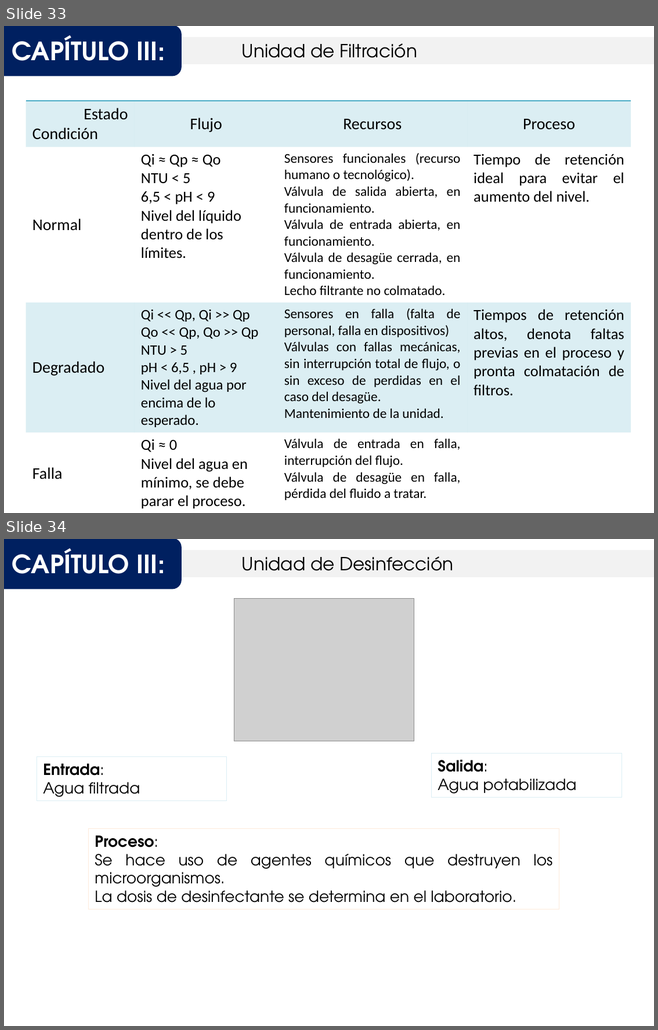
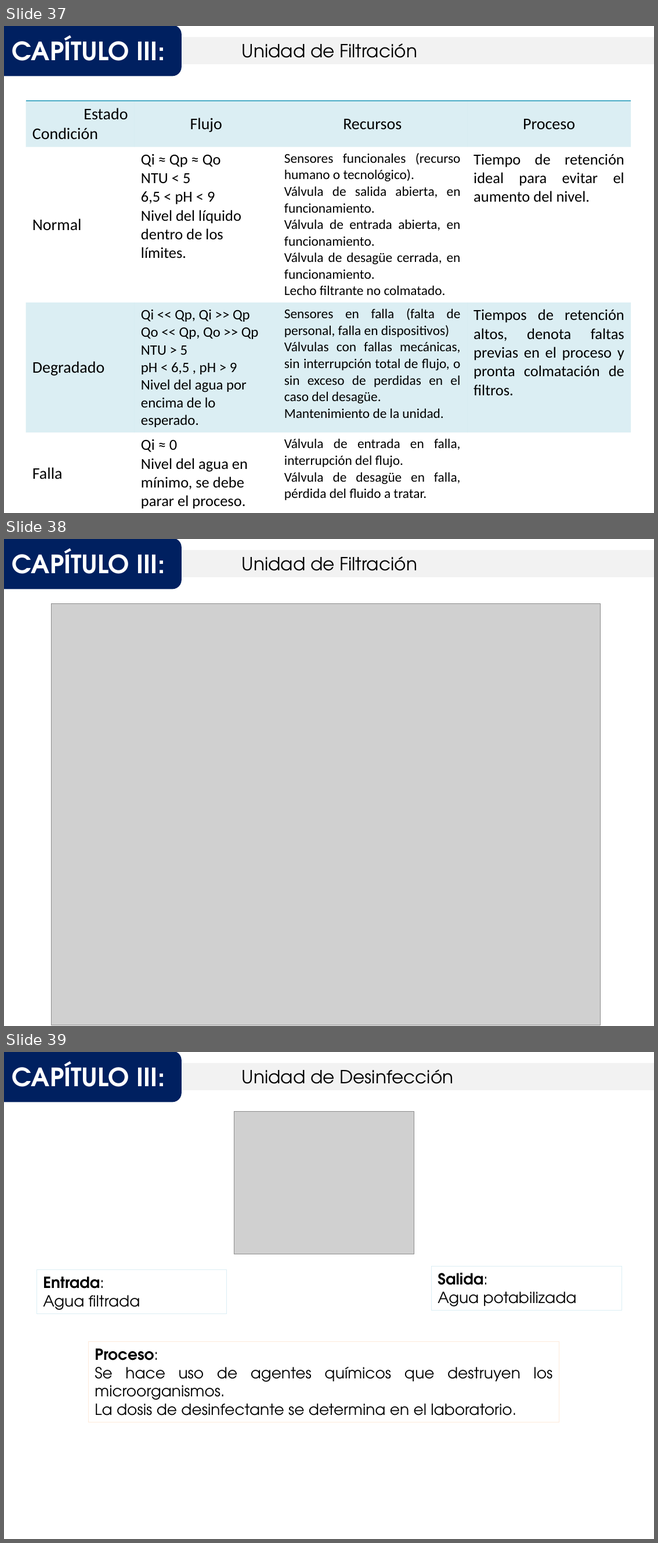
Before and after one commit to Ysislp/digital-twin-prop, a slide deck: Avance - Propuesta de Gemelo Digital.pptx. Shown one above the other, each under a label of ours: slides 33 and 34 before the commit, slides 37, 38 and 39 after it. The pictures are 658x1030 and 658x1543 pixels, drawn with LibreOffice and Linux fonts; fonts in the diff are those of the drawing; grey boxes stand for pictures. Boxes give left, top, right and bottom in pixels: in the first picture for what was removed or moved away, otherwise in the second. Text is boxed around its words. In the diff, an @@ line names an element or a change of style, - is before the commit and + after.

```diff
--- a/Avance - Propuesta de Gemelo Digital.pptx
+++ b/Avance - Propuesta de Gemelo Digital.pptx
@@ slide 38 added at (4,539,654,1026), background #FFFFFF @@
@@ rounded rectangle added at (4,539,180,588), fill #002060, outline #002060 2 pt, 28 pt, text #FFFFFF, bold @@
+CAPÍTULO III:
@@ rectangle added at (170,551,654,576), fill #F2F2F2, outline #F2F2F2 2 pt, 20 pt, text #000000 @@
+Unidad de Filtración
@@ picture added at (52,603,600,1025) @@
@@ what was slide 33 is now slide 37 @@
@@ what was slide 34 is now slide 39 @@
```
Also in this commit, not shown: 2 slides changed, 5 other slides added, 8 other files.
